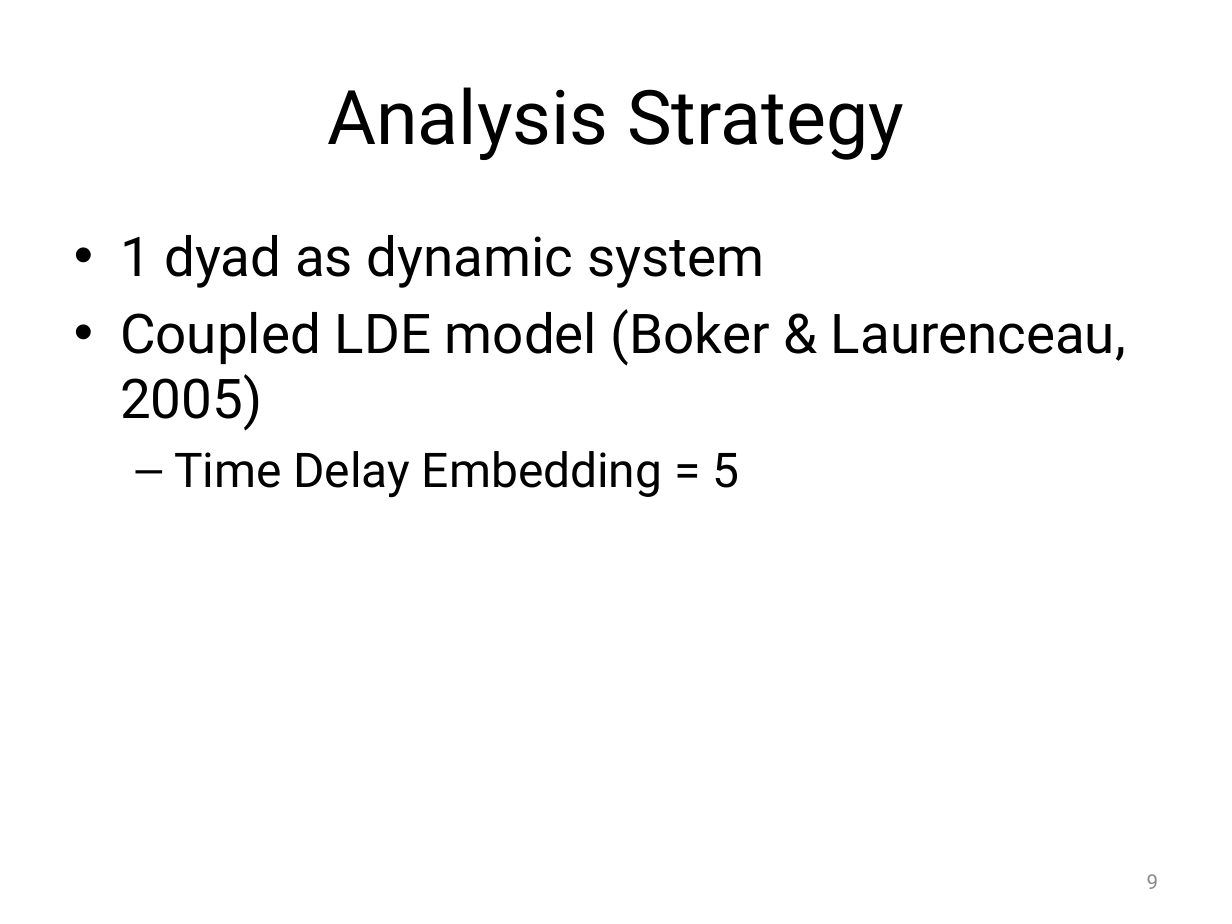
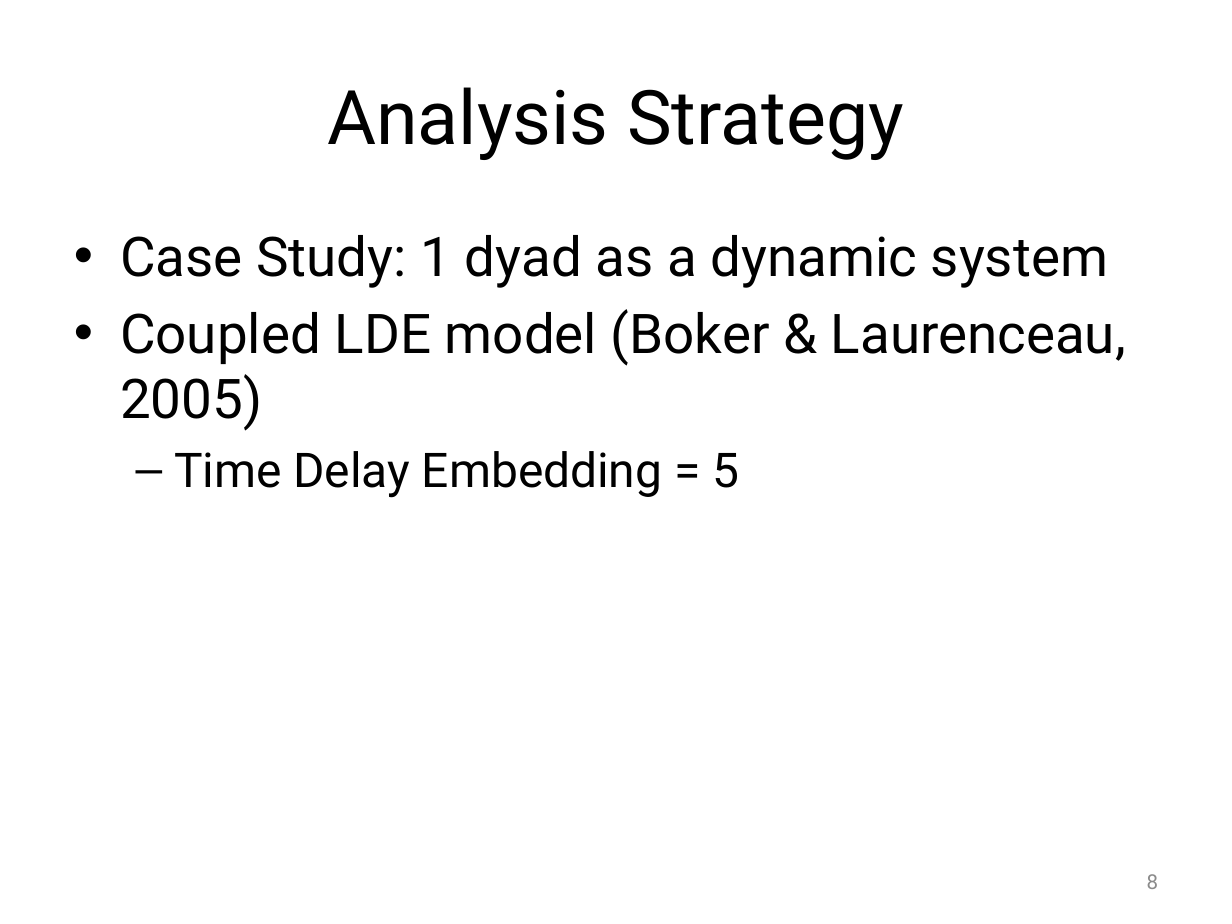
Before and after one commit to mayazrm/KZNB, a slide deck: slide 8 of DSM/Bolger_DSM_Report_from_the_Trenches_170601.pptx (slide 9 before the commit). Drawn at 1232x924 pixels with LibreOffice and Linux fonts; fonts in the diff are those of the drawing. Boxes give left, top, right and bottom in pixels: in the first picture for what was removed or moved away, otherwise in the second. Text is boxed around its words. In the diff, an @@ line names an element or a change of style, - is before the commit and + after.

```diff
--- a/DSM/Bolger_DSM_Report_from_the_Trenches_170601.pptx
+++ b/DSM/Bolger_DSM_Report_from_the_Trenches_170601.pptx
@@ text at box(120, 235, 1108, 288): text changed @@
-• 1 dyad as dynamic system
+• Case Study: 1 dyad as a dynamic system
@@ page number at box(1147, 874, 1159, 889): text changed @@
-9
+8
```
Also in this commit, not shown: 5 other slides changed, 2 other files.
